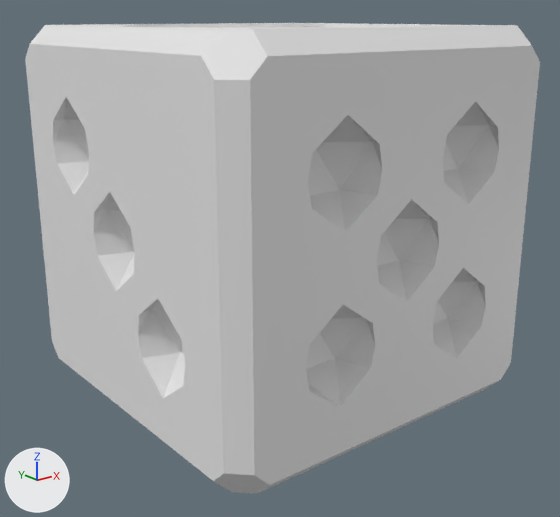
An edit to the FBX model Assets/Models/cub.fbx, drawn before and after from the same camera.
Both versions are drawn from a 50 mm camera at (-2.63, -3.33, 1.05) aimed at (-0.03, -0.08, -0.25). Every picture has the same lights, and +X, +Y and +Z are marked at lower left.
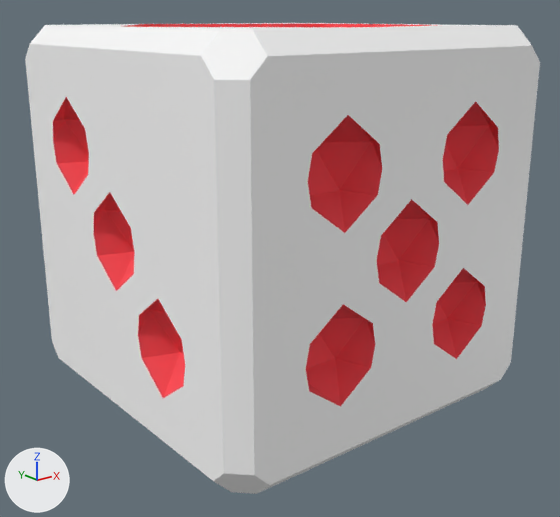
Changed parts and their boxes (x1, y1, x2, y2) in the pictures (560 x 517 px):
part 1 of me_cube_010, recoloured: (25, 23, 540, 494) in both
part 2 of me_cube_010, recoloured (white to red): (53, 24, 499, 406) in both

What changed in the scene script:
```text
Add mat_material_015:
    mat_material_015 = principled_material('Material.015')
    mat_material_015.base_color = (1.0, 1.0, 1.0)  # white #ffffff
Add mat_material_016:
    mat_material_016 = principled_material('Material.016')
    mat_material_016.base_color = (1.0, 0.0778, 0.0975)  # red #ff4f58
    mat_material_016.roughness = 1.0
Change me_cube_010:
    where me_cube_010.from_pydata(...)  # 395 vertices, 359 faces; spans x -1.0..1.0, y -1.0..1.0, z -1.0..1.0
    used by ob_cube_007; location = (0.0, 0.0, 0.0)
    me_cube_010 part 1: 67 of the faces centred in x -1.0..1.0, y -1.0..1.0, z -1.0..1.0 switch from no material to mat_material_015 (white #ffffff)
    me_cube_010 part 2: 292 of the faces centred in x -0.98..0.97, y -0.98..0.94, z -0.97..0.96 switch from no material to mat_material_016 (red #ff4f58)
```
